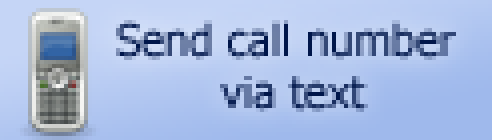
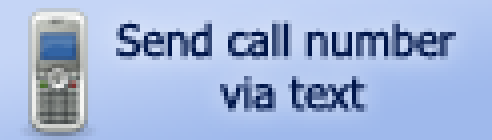
Layers edited between the first and the second 492 x 140 image:
painted on "Send call number via text" over [116, 20, 456, 112]
